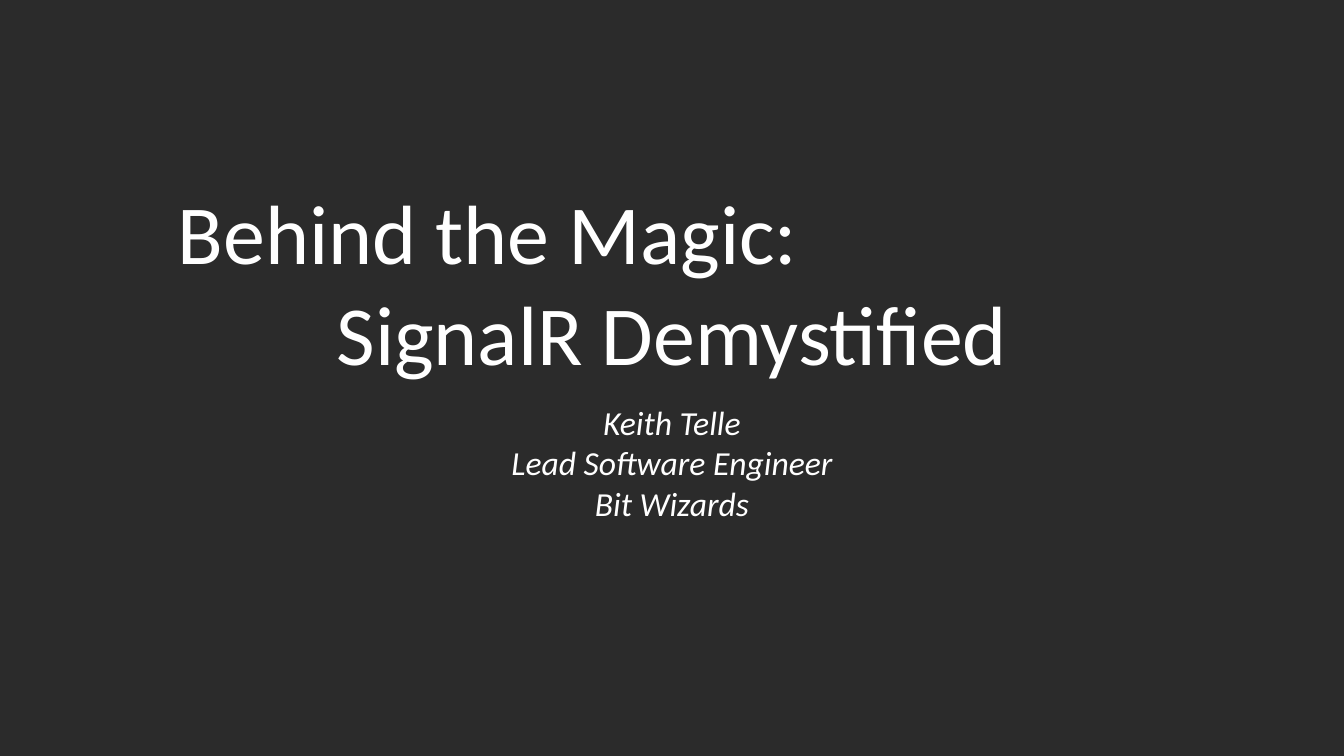
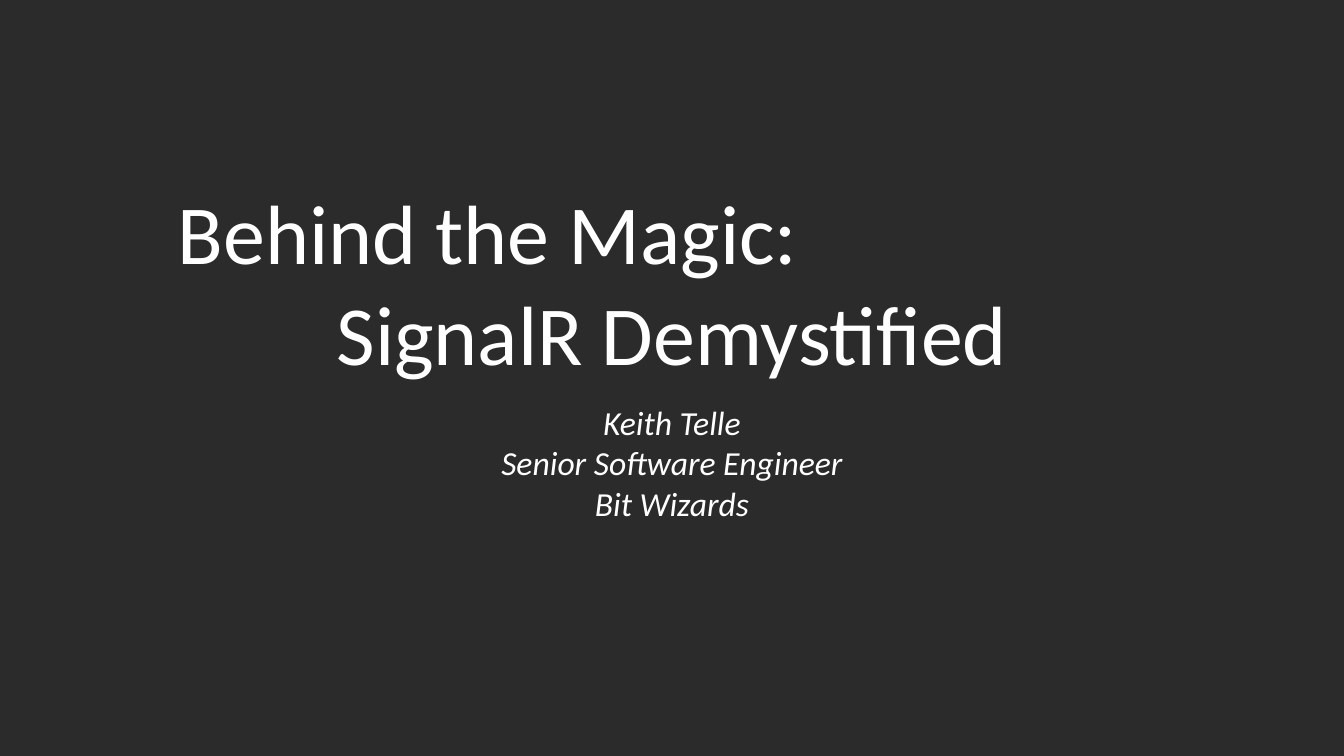
Before and after one commit to bwkeith/SignalR, a slide deck: slide 1 of Behind the Magic - SignalR Demystified.pptx. Drawn at 1344x756 pixels with LibreOffice and Linux fonts; fonts in the diff are those of the drawing; background and template pictures are left out; a plain dark background stands for a picture behind light text. Boxes give left, top, right and bottom in pixels: in the first picture for what was removed or moved away, otherwise in the second. Text is boxed around its words. In the diff, an @@ line names an element or a change of style, - is before the commit and + after.

```diff
--- a/Behind the Magic - SignalR Demystified.pptx
+++ b/Behind the Magic - SignalR Demystified.pptx
@@ text at (x1=501, y1=452, x2=842, y2=481): text changed @@
-Lead Software Engineer
+Senior Software Engineer
```
Also in this commit, not shown: 3 other slides changed, 6 other files.
